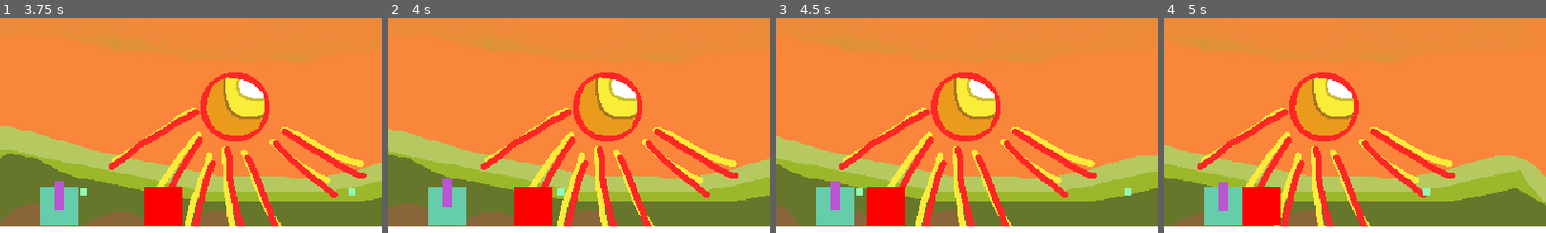
Above: before the commit, frames 1-4 (left to right).
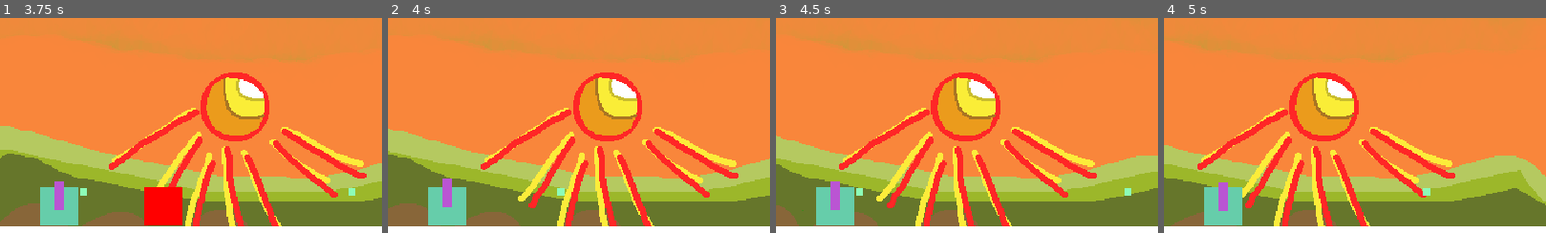
Above: after the commit, the same moments.

Repository: jonjud/layers-of-crystal
Game: Godot game, scene res://scenes/main.tscn
Two runs of this game, one before a commit and one after it. Both use one fixed random seed, a clock stepped at 60 frames per second and the inputs below.
Inputs (mouse positions are % of the whole screen's width and height, from its top left):
- Up to frame 1 (3.75 s): move the mouse to (72, 45) at 0.52 s; click (72, 45) at 0.67 s; move the mouse to (30, 55) at 1.27 s; click (30, 55) at 1.42 s; move the mouse to (60, 28) at 2.02 s; click (60, 28) at 2.17 s; move the mouse to (45, 70) at 2.77 s; click (45, 70) at 2.92 s; move the mouse to (80, 65) at 3.52 s; click (80, 65) at 3.67 s
- Up to frame 2 (4 s): no input
- Up to frame 3 (4.5 s): move the mouse to (20, 35) at 4.27 s; click (20, 35) at 4.42 s
- Up to frame 4 (5 s): no input
The pictures show only the part of the screen within x 0-50%, y 11-61%; the shares and areas given below are measured in that part.

Frame 1 is identical in both runs. In frame 2, 1.8% of the frame differs, in the area x 33-43%, y 78-97%; in frame 3, 1.8%; in frame 4, 1.8%.

Commit message:
bullet damage zombie

Diff:
--- a/scenes/bullet.tscn
+++ b/scenes/bullet.tscn
@@ -6,6 +6,7 @@
 radius = 4.0
 
 [node name="bullet" type="Area2D" unique_id=4185051]
+collision_mask = 5
 script = ExtResource("1_mkf8s")
 
 [node name="ColorRect" type="ColorRect" parent="." unique_id=1591585900]
--- a/scripts/bullet.gd
+++ b/scripts/bullet.gd
@@ -1,7 +1,16 @@
-extends Node2D
+extends Area2D
 class_name Bullet
 
 var speed : float = 300.0
+var damage : float = 1
+
+func _ready() -> void:
+	body_entered.connect(_on_body_entered)
 
 func _physics_process(delta: float) -> void:
 	position += Vector2.RIGHT * speed * delta
+
+func _on_body_entered(body : Node2D) -> void:
+	if body.is_in_group("zombie"):
+		if body.has_method("damage"):
+			body.damage(damage)
--- a/scripts/zombie.gd
+++ b/scripts/zombie.gd
@@ -2,6 +2,8 @@
 
 var speed : float = 60.0
 var wiz : Node2D
+
+var hp : float = 5.0
 
 func _ready() -> void:
 	add_to_group("zombie")
@@ -12,3 +14,14 @@
 	var dir : Vector2 = (wiz.global_position - global_position).normalized()
 	velocity.x = dir.x * speed
 	move_and_slide()
+
+func damage(amount: float) -> void:
+	if amount < 0:
+		return
+	hp = max(hp-amount,0)
+	print("hp : ",hp," / 5")
+	if hp  <= 0:
+		die()
+
+func die() -> void:
+	queue_free()
